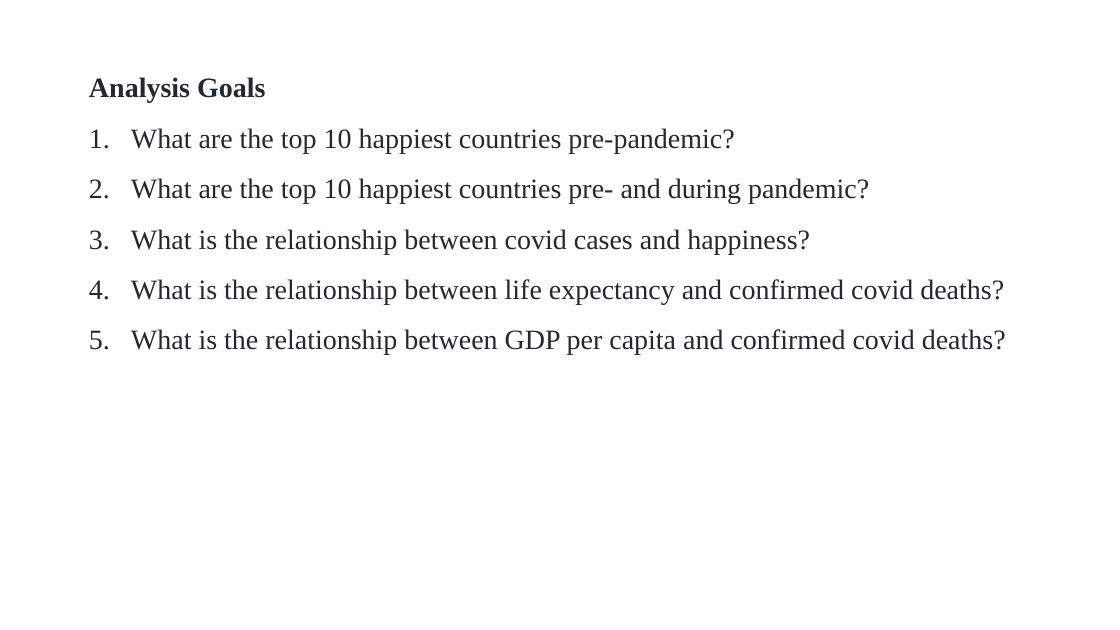
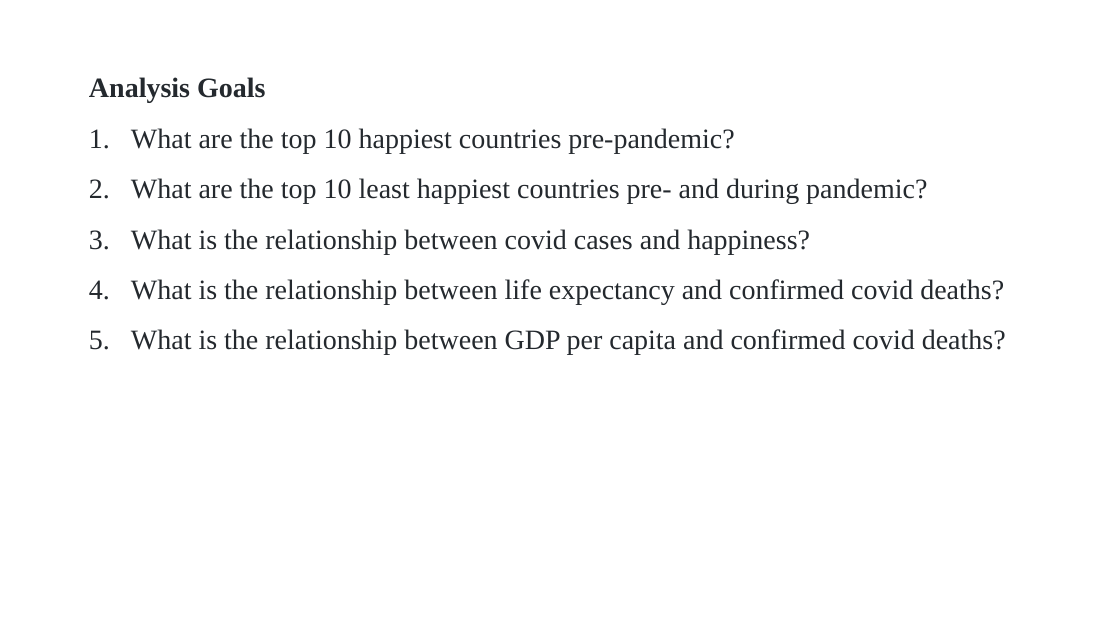
Before and after one commit to maxkrueger96/NU-Bootcamp-Data-Science-1, a slide deck: slide 4 of project_one.pptx. Drawn at 1120x630 pixels with LibreOffice and Linux fonts; fonts in the diff are those of the drawing. Boxes give left, top, right and bottom in pixels: in the first picture for what was removed or moved away, otherwise in the second. Text is boxed around its words. In the diff, an @@ line names an element or a change of style, - is before the commit and + after.

Commit message:
update ppt

```diff
--- a/project_one.pptx
+++ b/project_one.pptx
@@ text at (131,178,927,204): text changed @@
-2. What are the top 10 happiest countries pre- and during pandemic?
+2. What are the top 10 least happiest countries pre- and during pandemic?
```
Also in this commit, not shown: 2 slides added, 1 other file.
